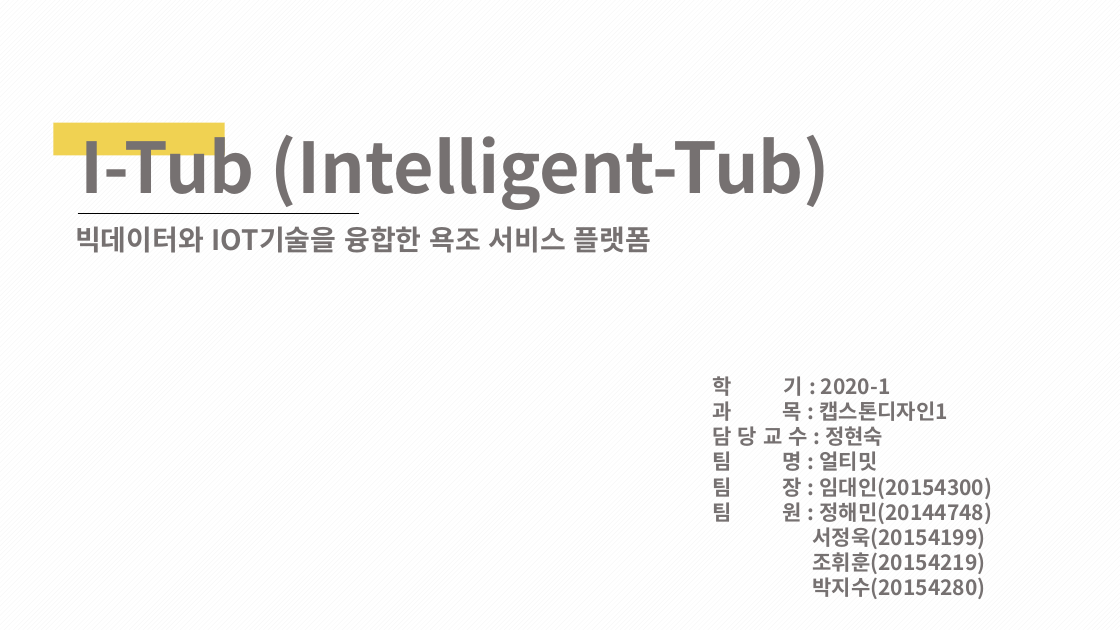
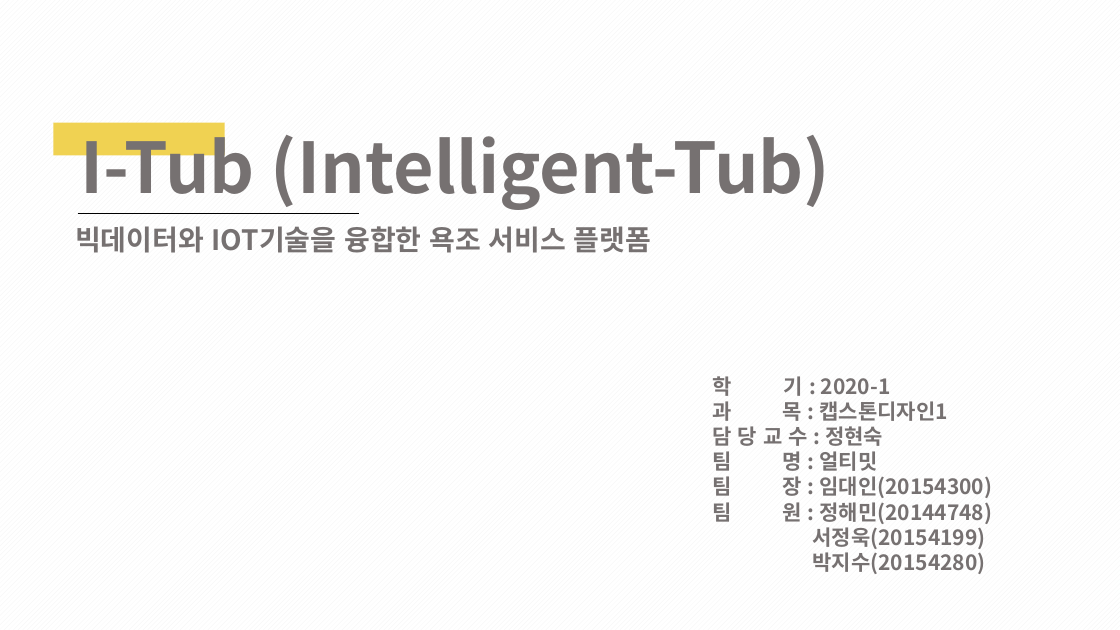
Before and after one commit to 1team-CapstonDesign1/weekly_Report, a slide deck: slide 1 of Week_11/1조_11주차_cd_발표PPT.pptx. Drawn at 1120x630 pixels with LibreOffice and Linux fonts; fonts in the diff are those of the drawing. Boxes give left, top, right and bottom in pixels: in the first picture for what was removed or moved away, otherwise in the second. Text is boxed around its words. In the diff, an @@ line names an element or a change of style, - is before the commit and + after.

```diff
--- a/Week_11/1조_11주차_cd_발표PPT.pptx
+++ b/Week_11/1조_11주차_cd_발표PPT.pptx
@@ text at [813, 552, 986, 574]: paragraph removed @@
-조휘훈(20154219)
```
Also in this commit, not shown: 1 other slide changed, 2 other files.
